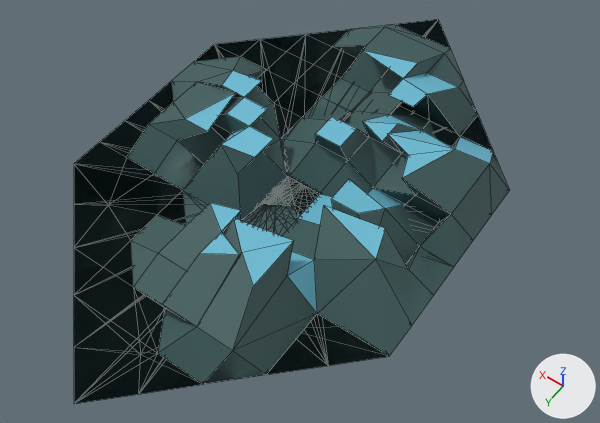
What one commit did to the FBX model core/src/main/resources/ore.fbx.
Both versions are drawn from a 50 mm lens placed at (-0.0001073, 0.0001453, 0.0002096), pointed at (-0.0000105, 0.0000099, -0.0000033). Arrows for +X, +Y and +Z are at lower right; the lights stay in place. Mesh edges are drawn as thin lines. Vertices at the same position are counted once.

Before the edit, the objects in view are built like this:
```python
me_mesh = bpy.data.meshes.new('Mesh')
me_mesh.from_pydata(...)  # 201 vertices, 395 faces; spans x -0.62..0.63, y -0.99..1.01, z -0.03..0.18
# faces by material slot: [358, 37]
me_mesh.materials.append(mat_material_001)  # dark cyan #3d5c5c
me_mesh.materials.append(mat_material_002)  # cyan #6bbad3
ob_plane = bpy.data.objects.new('Plane', me_mesh)
ob_plane.location = (0.0, 0.0, 0.0)
ob_plane.scale = (0.0001, 0.0001, 0.0001)
```
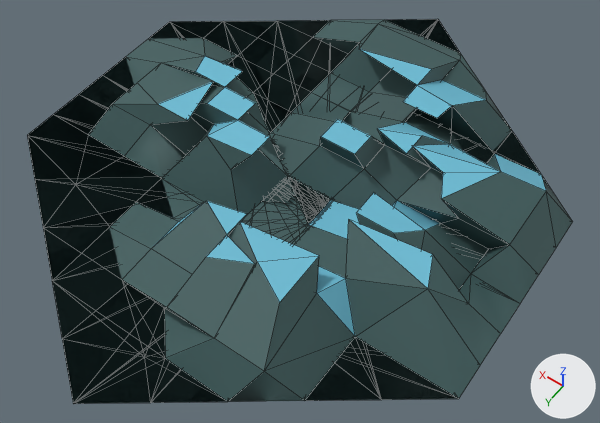
Boxes [x1, y1, x2, y2] around the edits, measured in the pictures (600 x 423 px; the box of a moved part takes in the faces that stretch with it):
'Plane', reshaped, rescaled (25% wider): before [74, 19, 510, 404]; after [27, 19, 573, 404]
part 1 of me_mesh, moved or reshaped: before [74, 19, 493, 404]; after [27, 19, 539, 404]

Edits to the bpy script that builds the scene:
```text
Change me_mesh:
    used by ob_plane; location = (0.0, 0.0, 0.0); scale = (0.0001, 0.0001, 0.0001)
    remove me_mesh.from_pydata(...)  # 201 vertices, 395 faces; spans x -0.62..0.63, y -0.99..1.01, z -0.03..0.18
    add me_mesh.from_pydata(...)  # 203 vertices, 415 faces; spans x -0.62..0.63, y -0.99..1.01, z -0.03..0.18
    me_mesh part 1
    4 vertices are removed from x -0.18..0.0, y 0.0..0.37, z -0.02
    112 faces are deleted
    6 vertices are added at (-0.13, 0.09, -0.02), (-0.3, 0.48, -0.02), (0.0, -0.01, -0.02), (-0.13, 0.04, -0.02), (-0.02, -0.71, -0.02), (0.07, 0.06, -0.02)
    132 new faces join them, mat_material_001 (dark cyan #3d5c5c)
Change ob_plane:
    ob_plane.scale: (0.0001, 0.0001, 0.0001) -> (0.000136, 0.0001, 0.0001)
```
